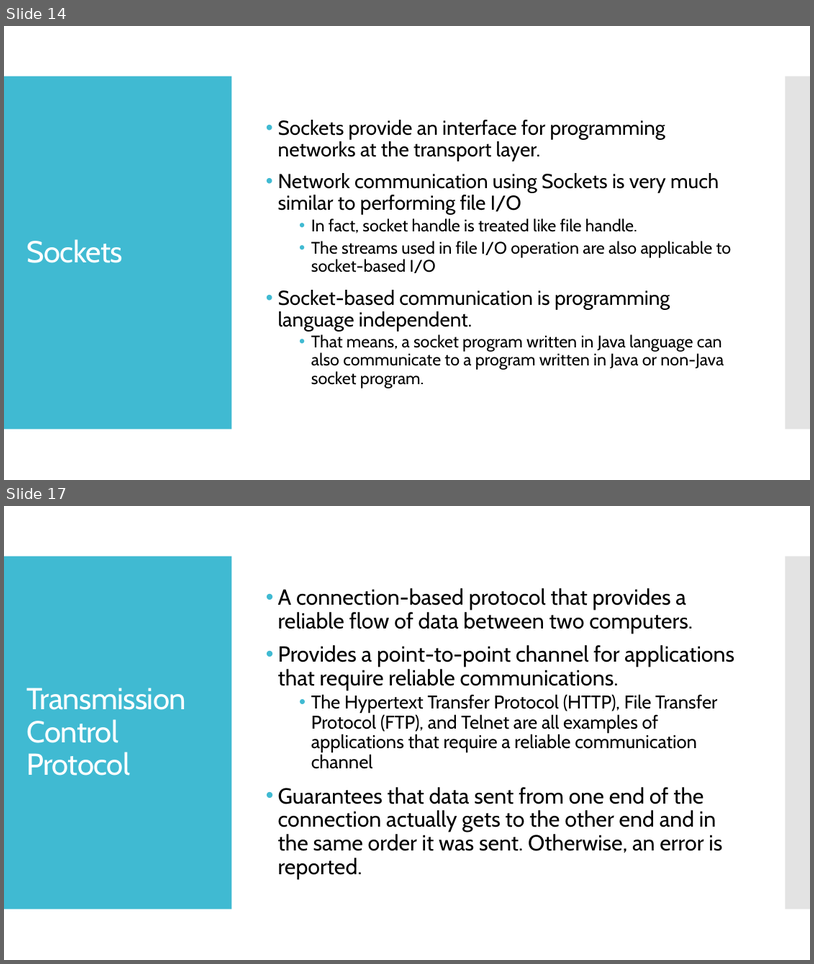
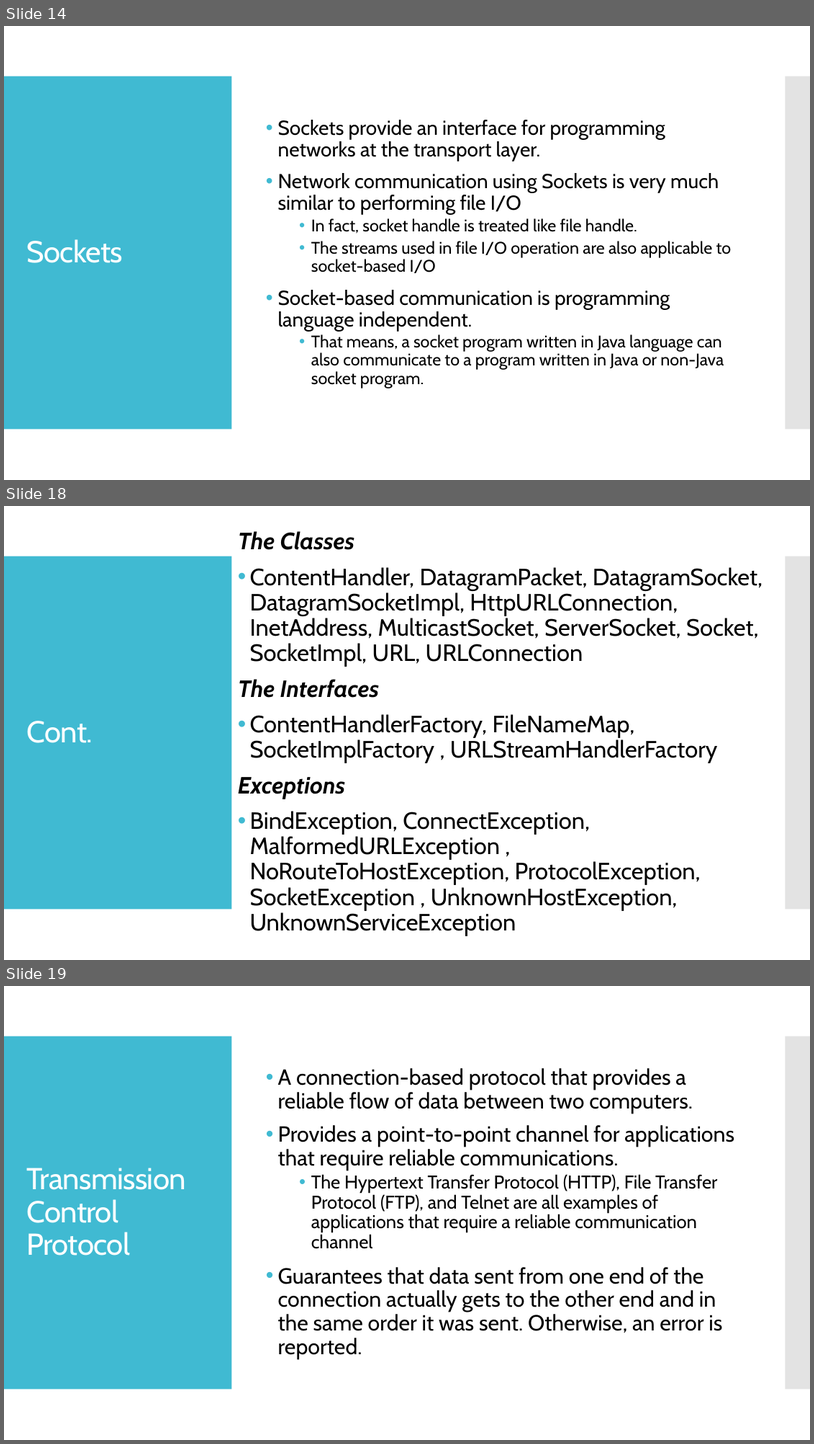
Before and after one commit to jrambasana/AJP2022-code, a slide deck: Slides/AJP - Unit 1 - Java Networking.pptx. Shown one above the other, each under a label of ours: slides 14 and 17 before the commit, slides 14, 18 and 19 after it; the slides between them are not shown. The pictures are 814x964 and 814x1444 pixels, drawn with LibreOffice and Linux fonts; fonts in the diff are those of the drawing. Boxes give left, top, right and bottom in pixels: in the first picture for what was removed or moved away, otherwise in the second. Text is boxed around its words. In the diff, an @@ line names an element or a change of style, - is before the commit and + after.

```diff
--- a/Slides/AJP - Unit 1 - Java Networking.pptx
+++ b/Slides/AJP - Unit 1 - Java Networking.pptx
@@ slide 18 added at (x1=4, y1=506, x2=810, y2=960), background #FFFFFF; not listed: 2 template elements that a slide beside it also shows @@
@@ text added at (x1=238, y1=531, x2=763, y2=936), 28 pt, text #000000 @@
+The Classes
+• ContentHandler, DatagramPacket, DatagramSocket, DatagramSocketImpl, HttpURLConnection, InetAddress, MulticastSocket, ServerSocket, Socket, SocketImpl, URL, URLConnection
+The Interfaces
+• ContentHandlerFactory, FileNameMap, SocketImplFactory , URLStreamHandlerFactory
+Exceptions
+• BindException, ConnectException, MalformedURLException , NoRouteToHostException, ProtocolException, SocketException , UnknownHostException, UnknownServiceException
@@ title added at (x1=27, y1=721, x2=93, y2=743), 36 pt, text #FFFFFF @@
+Cont.
@@ what was slide 17 is now slide 19 @@
```
Also in this commit, not shown: 2 slides changed, 14 other slides added, 4 other files.
